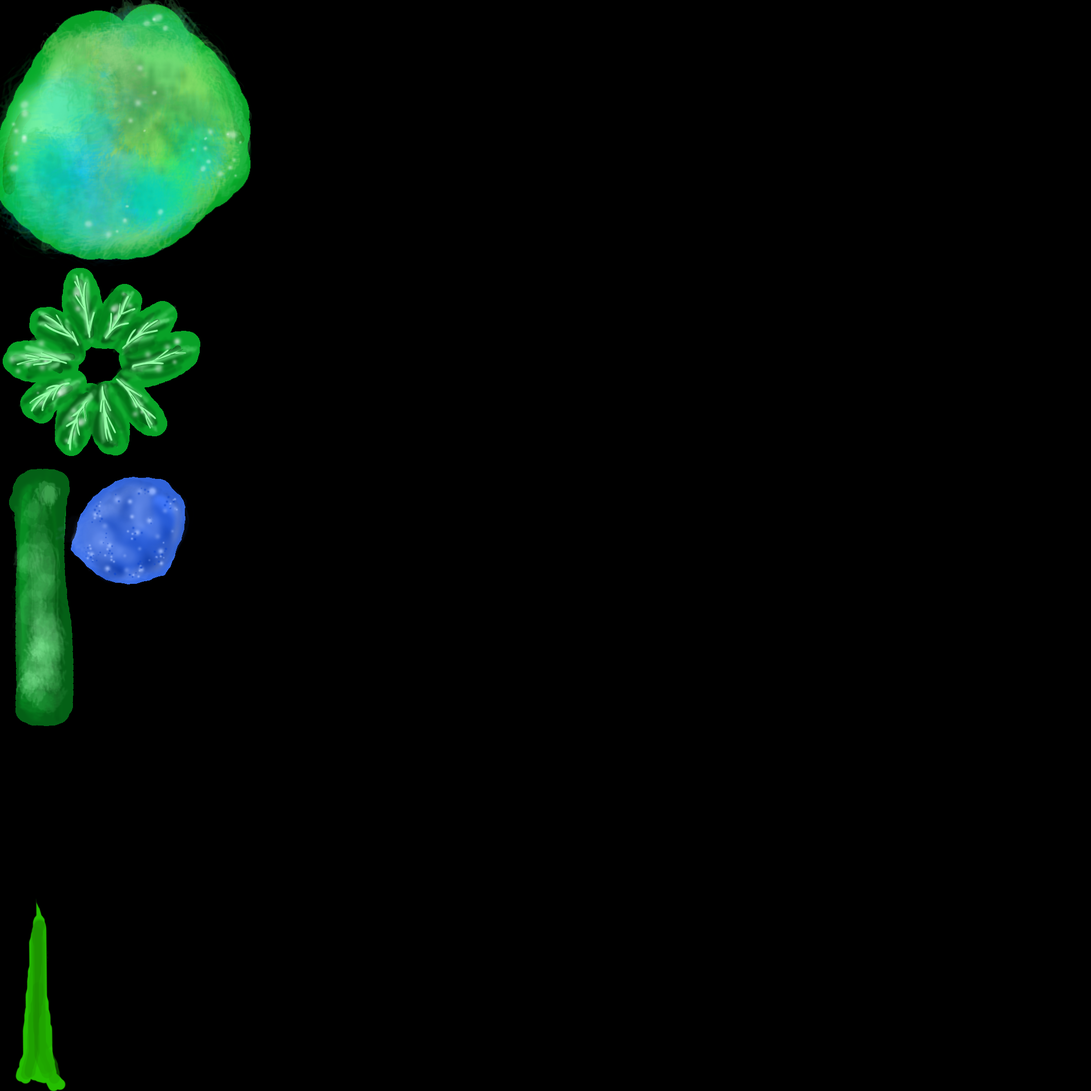
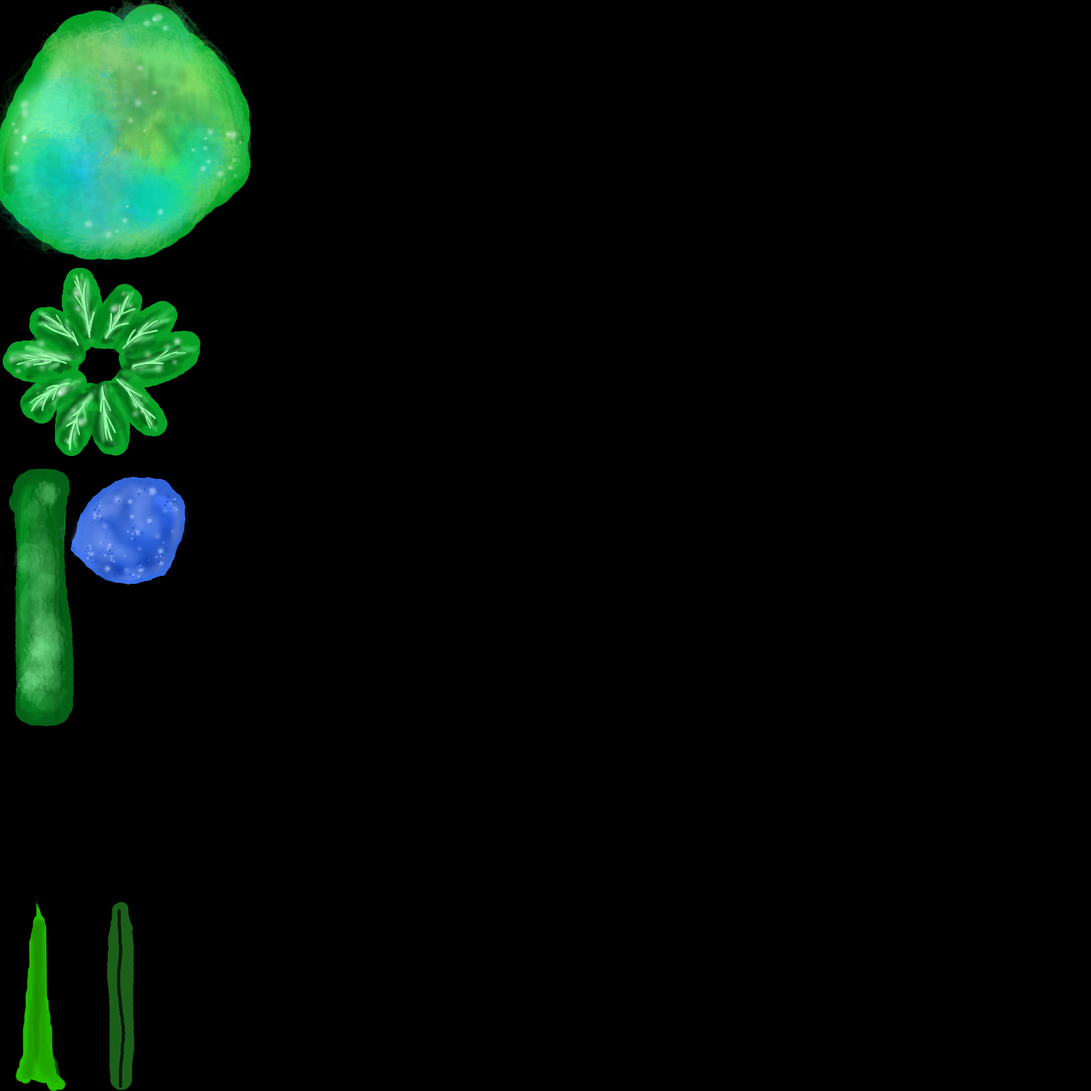
Comparing the layer stacks of the two (1091, 1091) images. Changes:
painted on "Vrstva 2" over [107, 902, 135, 1091]
